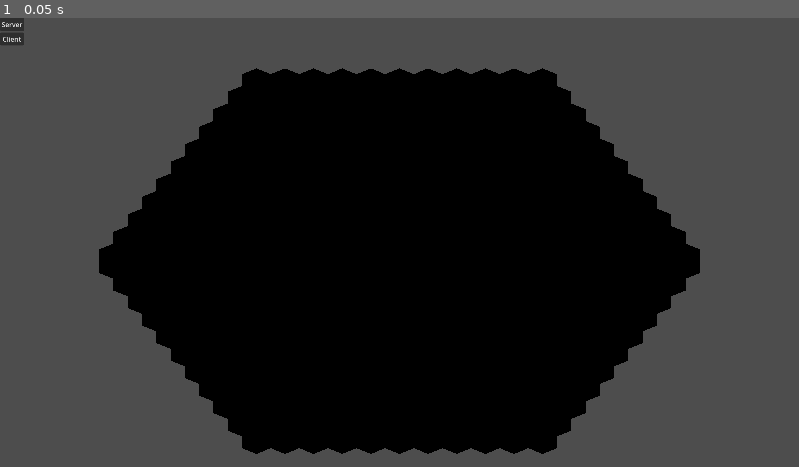
Above: before the commit, frame 1.
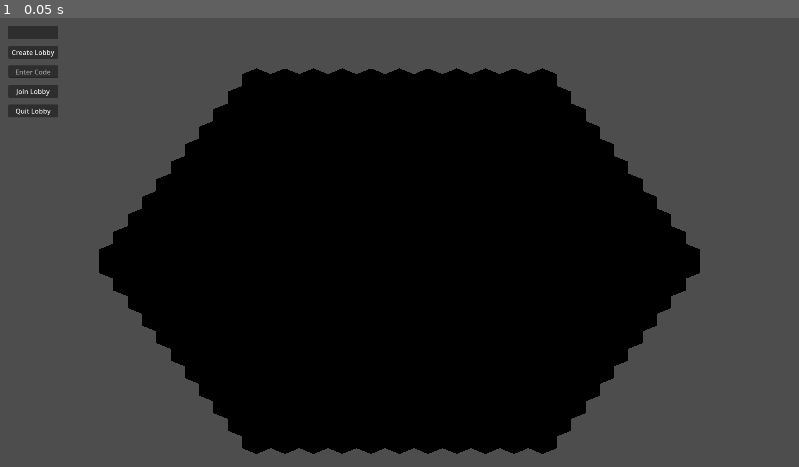
Above: after the commit, the same moment.

Repository: entityJY/griecay
Game: Godot game, scene res://scenes/map.tscn
Two runs of this game, one before a commit and one after it. Both use one fixed random seed, a clock stepped at 60 frames per second and the inputs below.
Inputs:
- Up to frame 1 (0.05 s): no input

The runs differ from the first frame. In frame 1, 0.9% of the frame differs, in the area x 0-8%, y 0-23%.

Commit message:
switch to tube multiplayer

Diff:
--- /dev/null
+++ b/multiplayer_handler/high_level_network_handler.gd
@@ -0,0 +1,24 @@
+extends Node
+
+
+const PLAYER = preload("res://player/player.tscn")
+const TUBE_CONTEXT = preload("res://tube_context.tres")
+
+const IP_ADDRESS: String = "localhost"
+const PORT: int = 45678
+
+var peer: ENetMultiplayerPeer
+
+@export var tube_client: TubeClient
+
+
+func start_server() -> String:
+	tube_client.create_session()
+	return tube_client.session_id
+
+func start_client(id: String) -> void:
+	tube_client.join_session(id)
+
+func quit_lobby() -> void:
+	print(tube_client.peer_id)
+	tube_client.leave_session()
--- /dev/null
+++ b/multiplayer_handler/multiplayer_handler.tscn
@@ -0,0 +1,14 @@
+[gd_scene format=3 uid="uid://boao2xb2sxdy5"]
+
+[ext_resource type="Script" uid="uid://c8fgkl3nwdvjh" path="res://multiplayer_handler/high_level_network_handler.gd" id="1_s5nbk"]
+[ext_resource type="Script" uid="uid://cy006uvidc4y" path="res://addons/tube/tube_client.gd" id="3_0ojbl"]
+[ext_resource type="Resource" uid="uid://beslixo1ns5lg" path="res://tube_context.tres" id="4_pv4wa"]
+
+[node name="MultiplayerHandler" type="Node" unique_id=1784131554 node_paths=PackedStringArray("tube_client")]
+script = ExtResource("1_s5nbk")
+tube_client = NodePath("TubeClient")
+
+[node name="TubeClient" type="Node" parent="." unique_id=1921835823]
+script = ExtResource("3_0ojbl")
+context = ExtResource("4_pv4wa")
+metadata/_custom_type_script = "uid://cy006uvidc4y"
--- a/project.godot
+++ b/project.godot
@@ -17,7 +17,7 @@
 
 [autoload]
 
-HighLevelNetworkHandler="*uid://c8fgkl3nwdvjh"
+MultiplayerHandler="*uid://boao2xb2sxdy5"
 
 [display]
 
@@ -26,7 +26,7 @@
 
 [editor_plugins]
 
-enabled=PackedStringArray("res://addons/AsepriteWizard/plugin.cfg")
+enabled=PackedStringArray("res://addons/AsepriteWizard/plugin.cfg", "res://addons/tube/plugin.cfg")
 
 [input]
 
@@ -60,3 +60,8 @@
 "events": [Object(InputEventMouseButton,"resource_local_to_scene":false,"resource_name":"","device":-1,"window_id":0,"a …(253 unchanged characters)…
 ]
 }
+
+[steam]
+
+initialization/app_data/app_id=480
+initialization/processes/initialize_on_startup=true
--- a/scripts/high_level_network_handler.gd
+++ /dev/null
@@ -1,18 +0,0 @@
-extends Node
-
-
-const IP_ADDRESS: String = "localhost"
-const PORT: int = 45678
-
-var peer: ENetMultiplayerPeer
-
-
-func start_server() -> void:
-	peer = ENetMultiplayerPeer.new()
-	peer.create_server(PORT)
-	multiplayer.multiplayer_peer = peer
-
-func start_client() -> void:
-	peer = ENetMultiplayerPeer.new()
-	peer.create_client(IP_ADDRESS, PORT)
-	multiplayer.multiplayer_peer = peer
--- a/scripts/multiplayer_spawner.gd
+++ b/scripts/multiplayer_spawner.gd
@@ -5,8 +5,17 @@
 
 # Called when the node enters the scene tree for the first time.
 func _ready() -> void:
-	multiplayer.peer_connected.connect(spawn_player)
+	MultiplayerHandler.tube_client.peer_connected.connect(spawn_player)
+	MultiplayerHandler.tube_client.session_created.connect(spawn_host)
+	MultiplayerHandler.tube_client.peer_disconnected.connect(remove_player)
 
+func spawn_host() -> void:
+	if !multiplayer.is_server(): return
+
+	var player: Node = network_player.instantiate()
+	player.name = str(MultiplayerHandler.tube_client.peer_id)
+
+	get_node(spawn_path).call_deferred("add_child", player)
 
 func spawn_player(id: int) -> void:
 	if !multiplayer.is_server(): return
@@ -15,3 +24,7 @@
 	player.name = str(id)
 
 	get_node(spawn_path).call_deferred("add_child", player)
+
+func remove_player(id: int) -> void:
+	if multiplayer.is_server():
+		get_node(spawn_path).find_child(str(id), true, false).queue_free()
--- /dev/null
+++ b/tube_context.tres
@@ -0,0 +1,10 @@
+[gd_resource type="Resource" script_class="TubeContext" format=3 uid="uid://beslixo1ns5lg"]
+
+[ext_resource type="Script" uid="uid://t4pe7yqc3pnt" path="res://addons/tube/tube_context.gd" id="1_rwbjy"]
+
+[resource]
+script = ExtResource("1_rwbjy")
+app_id = "DE[Z0HFEaX/Ki?K"
+trackers_urls = Array[String](["wss://tracker.webtorrent.dev", "wss://open.ftorrent.com", "wss://tracker.openwebtorrent.com", "wss://tracker.androodev.com"])
+stun_servers_urls = Array[String](["stun:stun.l.google.com:19302", "stun:stun.cloudflare.com:3478"])
+metadata/_custom_type_script = "uid://t4pe7yqc3pnt"
--- a/ui/multiplayer_ui/high_level_ui.gd
+++ b/ui/multiplayer_ui/high_level_ui.gd
@@ -1,9 +1,22 @@
-extends Control
+extends CanvasLayer
+
+
+@export var session_id_button: Button
+@export var input_session_id: LineEdit
 
 
 func _on_server_pressed() -> void:
-	HighLevelNetworkHandler.start_server()
+	session_id_button.text = MultiplayerHandler.start_server()
 
 
 func _on_client_pressed() -> void:
-	HighLevelNetworkHandler.start_client()
+	MultiplayerHandler.start_client(input_session_id.text)
+
+
+func _on_quit_pressed() -> void:
+	MultiplayerHandler.quit_lobby()
+	get_tree().reload_current_scene()
+
+
+func _on_session_id_pressed() -> void:
+	DisplayServer.clipboard_set(session_id_button.text)
--- a/ui/multiplayer_ui/high_level_ui.tscn
+++ b/ui/multiplayer_ui/high_level_ui.tscn
@@ -2,27 +2,51 @@
 
 [ext_resource type="Script" uid="uid://brvgw7wv0i2jq" path="res://ui/multiplayer_ui/high_level_ui.gd" id="1_nvtjh"]
 
-[node name="HighLevelUi" type="Control" unique_id=779017857]
-layout_mode = 3
-anchors_preset = 15
-anchor_right = 1.0
-anchor_bottom = 1.0
-grow_horizontal = 2
-grow_vertical = 2
+[sub_resource type="StyleBoxFlat" id="StyleBoxFlat_nvtjh"]
+bg_color = Color(0.18039216, 0.18039216, 0.18039216, 1)
+
+[node name="HighLevelUi" type="CanvasLayer" unique_id=763348940 node_paths=PackedStringArray("session_id_button", "input_session_id")]
 script = ExtResource("1_nvtjh")
+session_id_button = NodePath("MarginContainer/VBoxContainer/SessionID")
+input_session_id = NodePath("MarginContainer/VBoxContainer/JoinSessionID")
 
-[node name="VBoxContainer" type="VBoxContainer" parent="." unique_id=2051655689]
-layout_mode = 0
+[node name="MarginContainer" type="MarginContainer" parent="." unique_id=1103238524]
 offset_right = 40.0
 offset_bottom = 40.0
+theme_override_constants/margin_left = 20
+theme_override_constants/margin_top = 20
+theme_override_constants/margin_right = 20
+theme_override_constants/margin_bottom = 20
 
-[node name="Server" type="Button" parent="VBoxContainer" unique_id=583428171]
+[node name="VBoxContainer" type="VBoxContainer" parent="MarginContainer" unique_id=2051655689]
+custom_minimum_size = Vector2(120, 0)
 layout_mode = 2
-text = "Server"
+theme_override_constants/separation = 16
 
-[node name="Client" type="Button" parent="VBoxContainer" unique_id=1255092702]
+[node name="SessionID" type="Button" parent="MarginContainer/VBoxContainer" unique_id=1579250358]
+custom_minimum_size = Vector2(0, 31)
 layout_mode = 2
-text = "Client"
+tooltip_text = "Press to copy session code"
+theme_override_styles/normal = SubResource("StyleBoxFlat_nvtjh")
 
-[connection signal="pressed" from="VBoxContainer/Server" to="." method="_on_server_pressed"]
-[connection signal="pressed" from="VBoxContainer/Client" to="." method="_on_client_pressed"]
+[node name="CreateLobby" type="Button" parent="MarginContainer/VBoxContainer" unique_id=583428171]
+layout_mode = 2
+text = "Create Lobby"
+
+[node name="JoinSessionID" type="LineEdit" parent="MarginContainer/VBoxContainer" unique_id=88985796]
+layout_mode = 2
+placeholder_text = "Enter Code"
+alignment = 1
+
+[node name="Client" type="Button" parent="MarginContainer/VBoxContainer" unique_id=1255092702]
+layout_mode = 2
+text = "Join Lobby"
+
+[node name="Quit" type="Button" parent="MarginContainer/VBoxContainer" unique_id=1357654742]
+layout_mode = 2
+text = "Quit Lobby"
+
+[connection signal="pressed" from="MarginContainer/VBoxContainer/SessionID" to="." method="_on_session_id_pressed"]
+[connection signal="pressed" from="MarginContainer/VBoxContainer/CreateLobby" to="." method="_on_server_pressed"]
+[connection signal="pressed" from="MarginContainer/VBoxContainer/Client" to="." method="_on_client_pressed"]
+[connection signal="pressed" from="MarginContainer/VBoxContainer/Quit" to="." method="_on_quit_pressed"]
Not shown, changed: addons/tube/inspector/theme.tres
Not shown, added: addons/webrtc_native/webrtc_native.gdextension.uid
Renamed: scripts/high_level_network_handler.gd.uid -> multiplayer_handler/high_level_network_handler.gd.uid
Not shown, added: addons/webrtc_native/LICENSE.libdatachannel
Not shown, added: addons/webrtc_native/LICENSE.libjuice
Not shown, added: addons/webrtc_native/LICENSE.libsrtp
Not shown, added: addons/webrtc_native/LICENSE.mbedtls
Not shown, added: addons/webrtc_native/LICENSE.plog
Not shown, added: addons/webrtc_native/LICENSE.usrsctp
Not shown, added: addons/webrtc_native/LICENSE.webrtc-native
Not shown, added: addons/webrtc_native/lib/libwebrtc_native.android.template_debug.arm64.so
Not shown, added: addons/webrtc_native/lib/libwebrtc_native.android.template_debug.x86_64.so
(and 23 more such lines)
